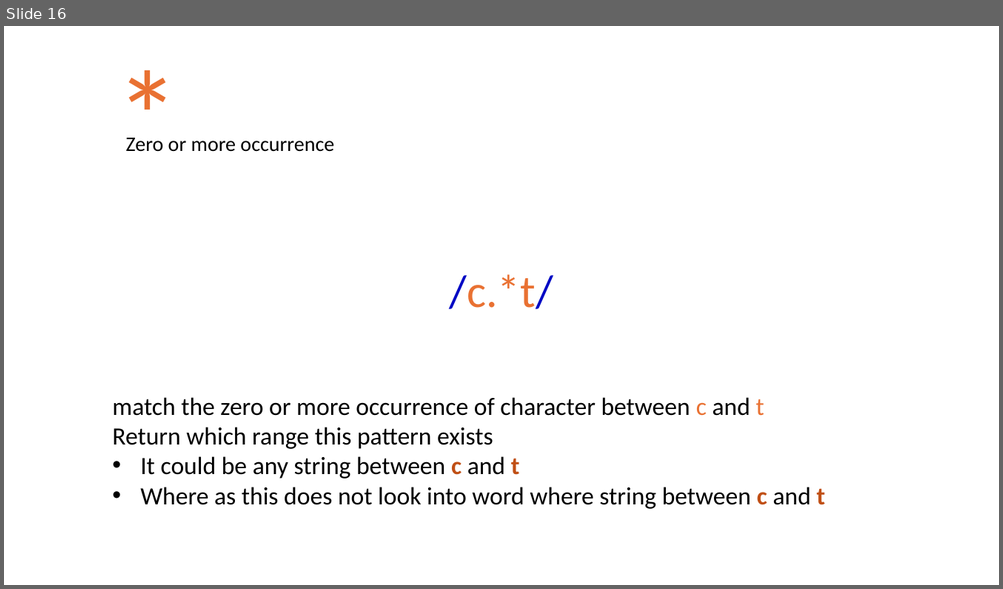
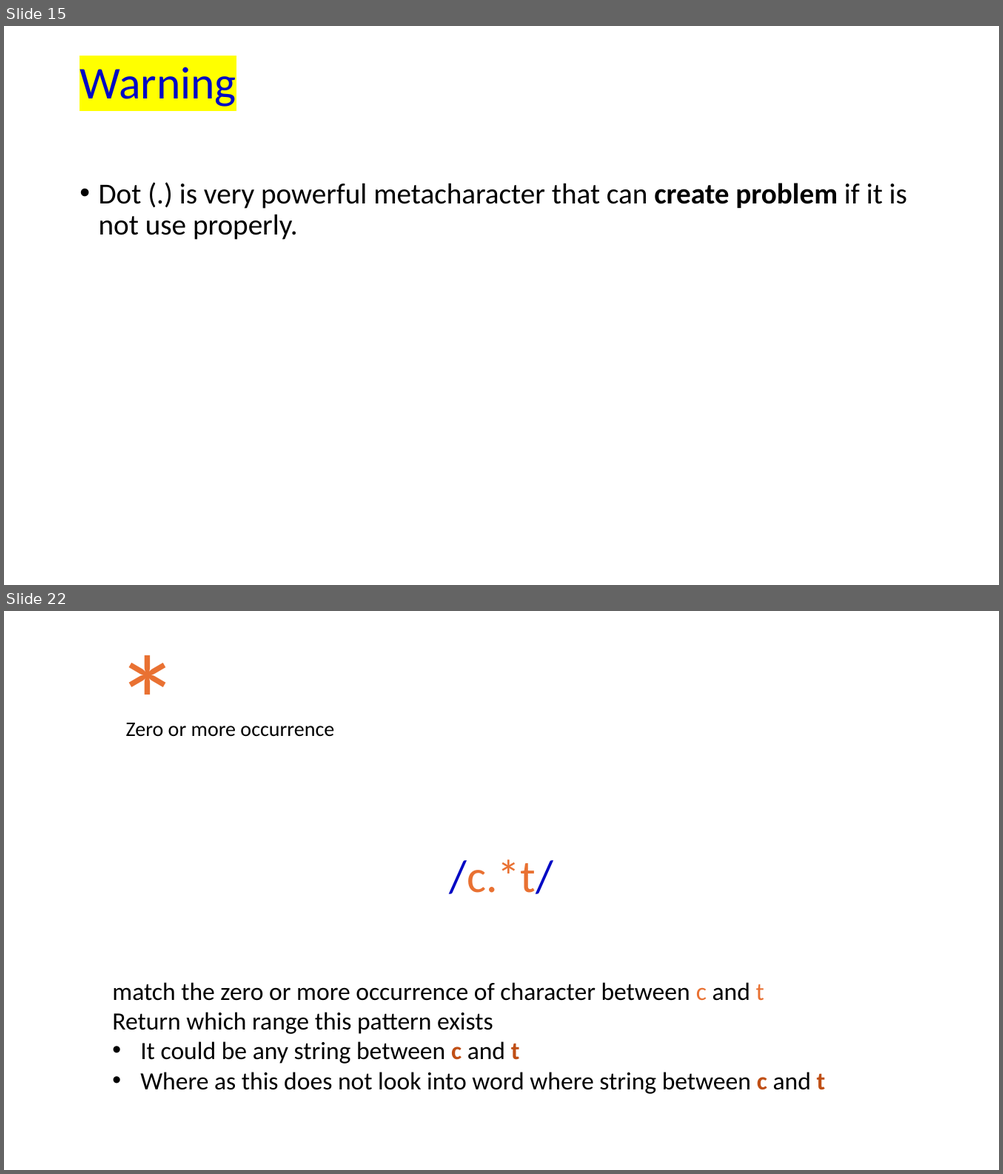
Before and after one commit to marslearnings/Python_Regular_Expressions, a slide deck: PPT/regular_expression.pptx. Shown one above the other, each under a label of ours: slide 16 before the commit, slides 15 and 22 after it; the slides between them are not shown. The pictures are 1003x589 and 1003x1174 pixels, drawn with LibreOffice and Linux fonts; fonts in the diff are those of the drawing. Boxes give left, top, right and bottom in pixels: in the first picture for what was removed or moved away, otherwise in the second. Text is boxed around its words. In the diff, an @@ line names an element or a change of style, - is before the commit and + after.

```diff
--- a/PPT/regular_expression.pptx
+++ b/PPT/regular_expression.pptx
@@ slide 15 added at (4, 26, 999, 585), background #FFFFFF @@
@@ title added at (79, 67, 236, 107), 44 pt, text #0009C4 @@
+Warning
@@ text added at (99, 183, 907, 240), 28 pt, text #000000 @@
+• Dot (.) is very powerful metacharacter that can create problem if it is not use properly.
@@ what was slide 16 is now slide 22 @@
```
Also in this commit, not shown: 3 slides changed, 6 other slides added, 1 slide removed, 2 other files.
